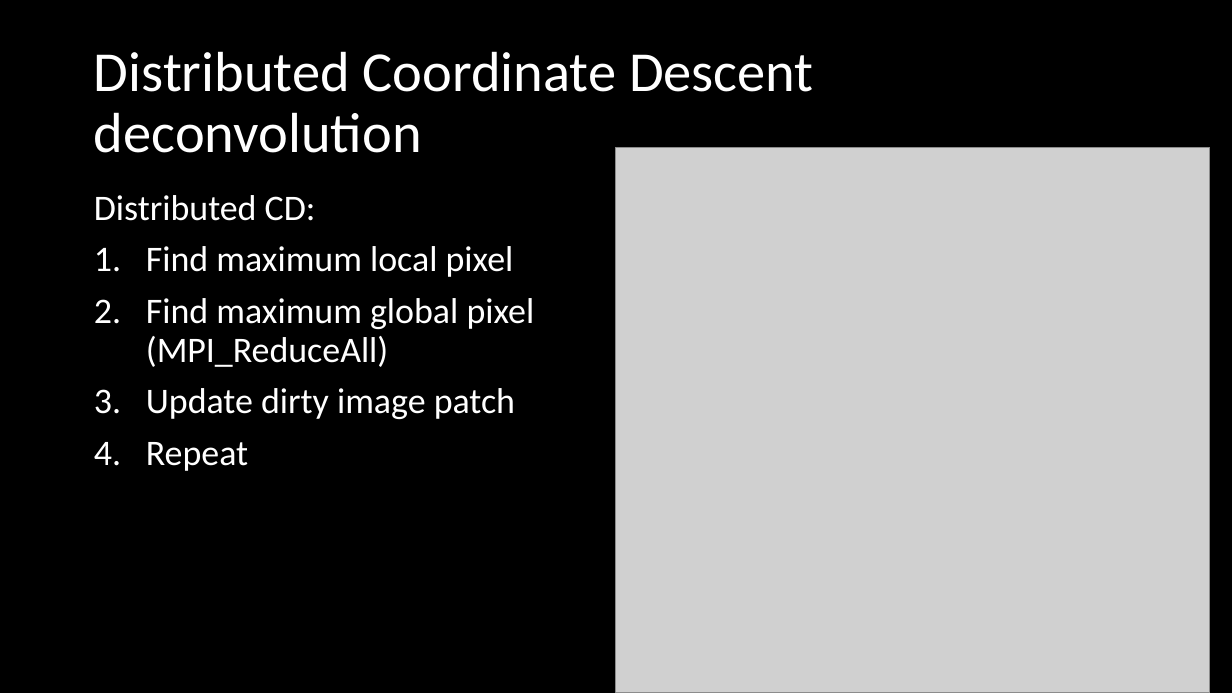
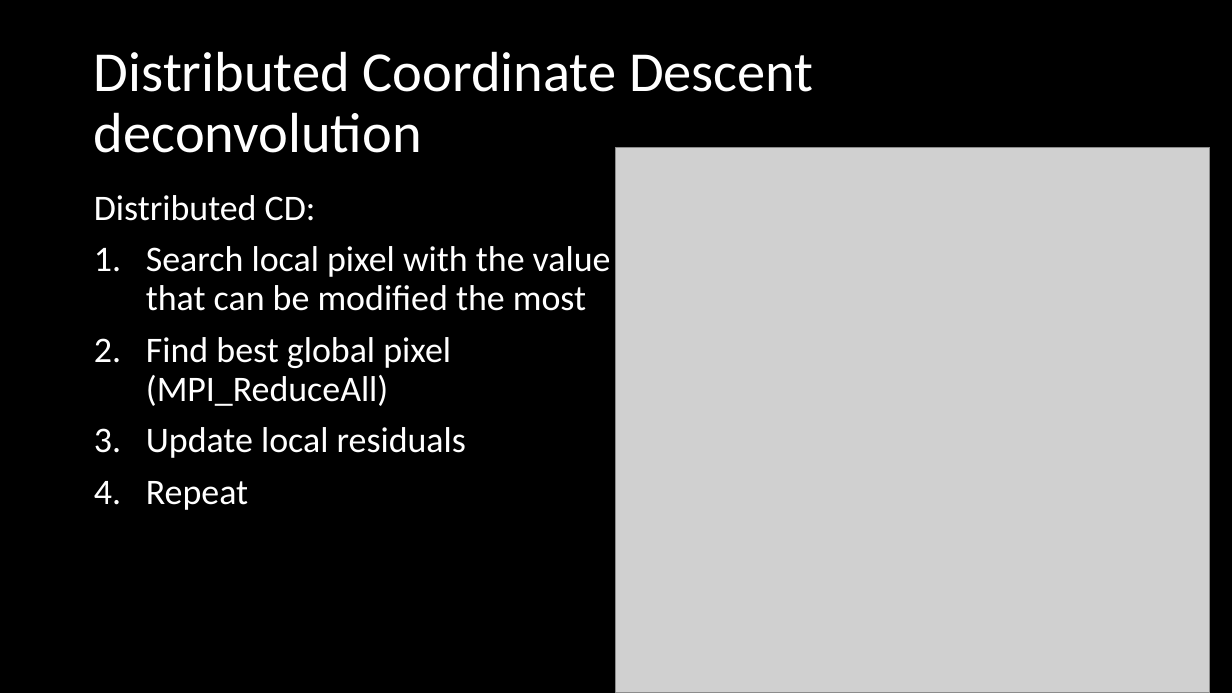
Before and after one commit to lord-blueberry/p9-doc, a slide deck: slide 11 of SKA-Days/pp.pptx. Drawn at 1232x693 pixels with LibreOffice and Linux fonts; fonts in the diff are those of the drawing; grey boxes stand for pictures. Boxes give left, top, right and bottom in pixels: in the first picture for what was removed or moved away, otherwise in the second. Text is boxed around its words. In the diff, an @@ line names an element or a change of style, - is before the commit and + after.

```diff
--- a/SKA-Days/pp.pptx
+++ b/SKA-Days/pp.pptx
@@ text at [146, 246, 611, 458]: text changed @@
-1. Find maximum local pixel
-2. Find maximum global pixel (MPI_ReduceAll)
-3. Update dirty image patch
+1. Search local pixel with the value that can be modified the most
+2. Find best global pixel (MPI_ReduceAll)
+3. Update local residuals
```
Also in this commit, not shown: 9 other slides changed, 3 slides removed, 13 other files.
